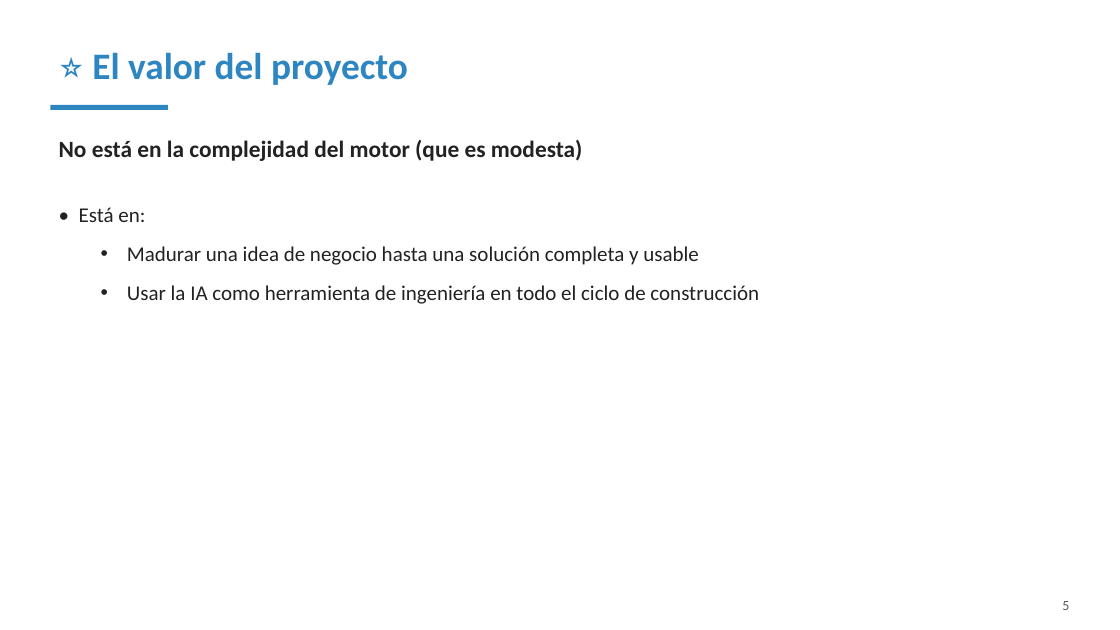
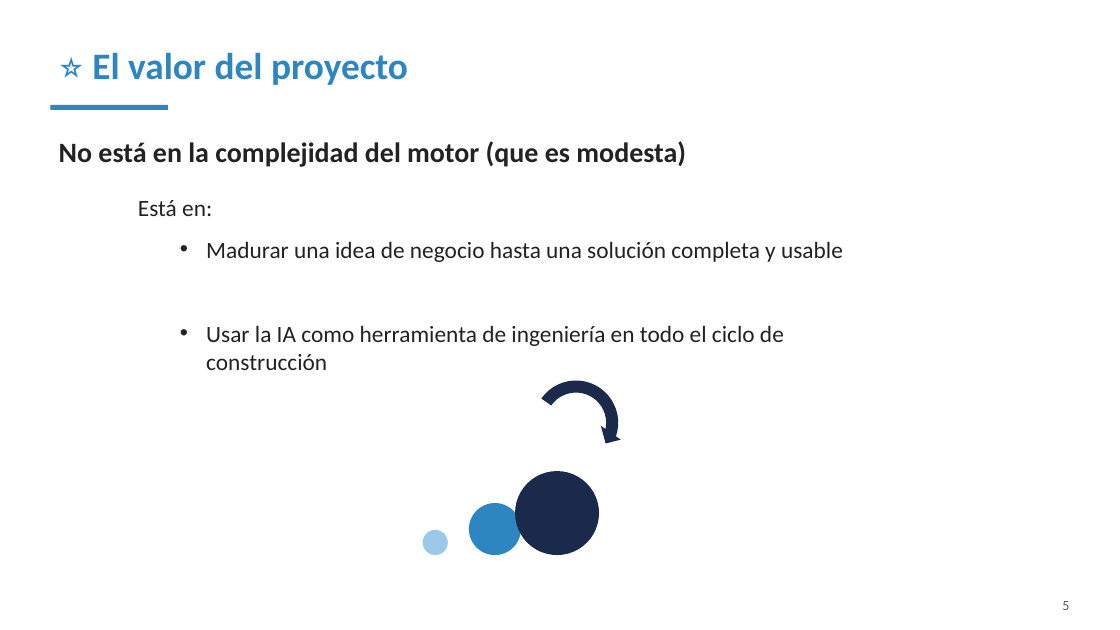
Before and after one commit to jbroceno/rule_engine, a slide deck: slide 5 of doc/PRESENTACION-SLIDES.pptx. Drawn at 1120x630 pixels with LibreOffice and Linux fonts; fonts in the diff are those of the drawing. Boxes give left, top, right and bottom in pixels: in the first picture for what was removed or moved away, otherwise in the second. Text is boxed around its words. In the diff, an @@ line names an element or a change of style, - is before the commit and + after.

```diff
--- a/doc/PRESENTACION-SLIDES.pptx
+++ b/doc/PRESENTACION-SLIDES.pptx
@@ text "No está en la complejidad ..." at bbox=[59, 141, 686, 167]: size 20 to 24 pt @@
@@ text "Está en:": place and size @@
-text "Está en:" at bbox=[79, 207, 759, 304]
+text "Está en:" at bbox=[138, 200, 843, 370]
@@ text at bbox=[138, 200, 212, 216]: text changed; size 18 to 20 pt @@
-• Está en:
+Está en:
@@ text at bbox=[206, 241, 843, 370]: size 18 to 20 pt @@
@@ circular arrow added at bbox=[509, 356, 643, 490], fill #1B2A4A @@
@@ ellipse added at bbox=[515, 471, 599, 555], fill #1B2A4A @@
@@ ellipse added at bbox=[469, 503, 521, 555], fill #2E86C1 @@
@@ ellipse added at bbox=[423, 530, 448, 555], fill #9CC9E8 @@
```
Also in this commit, not shown: 14 other slides changed, 1 slide added, 1 other file.
